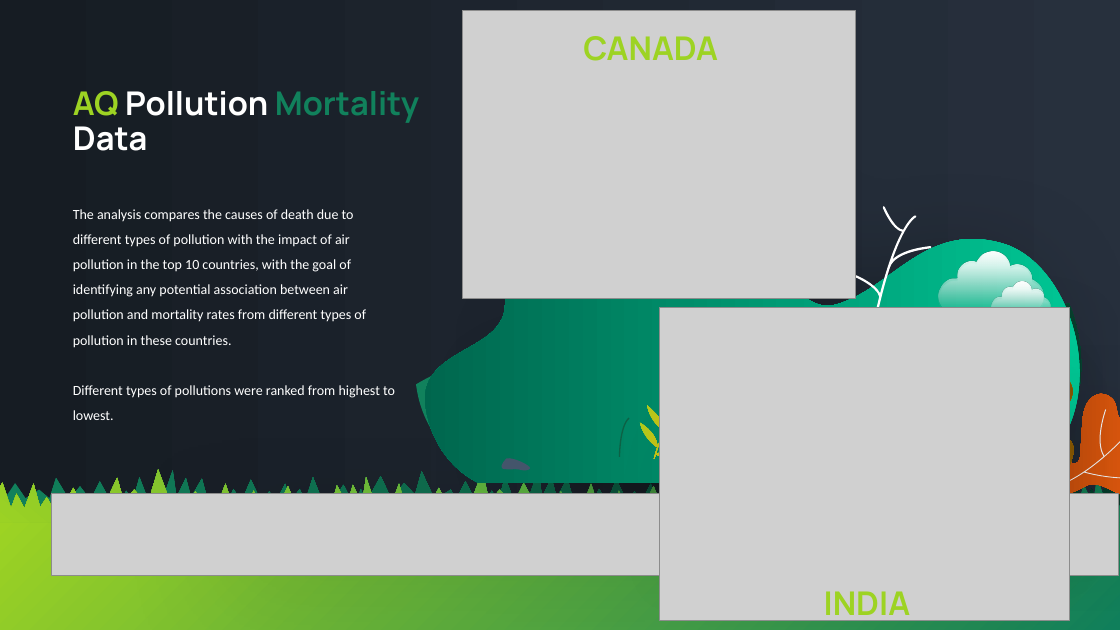
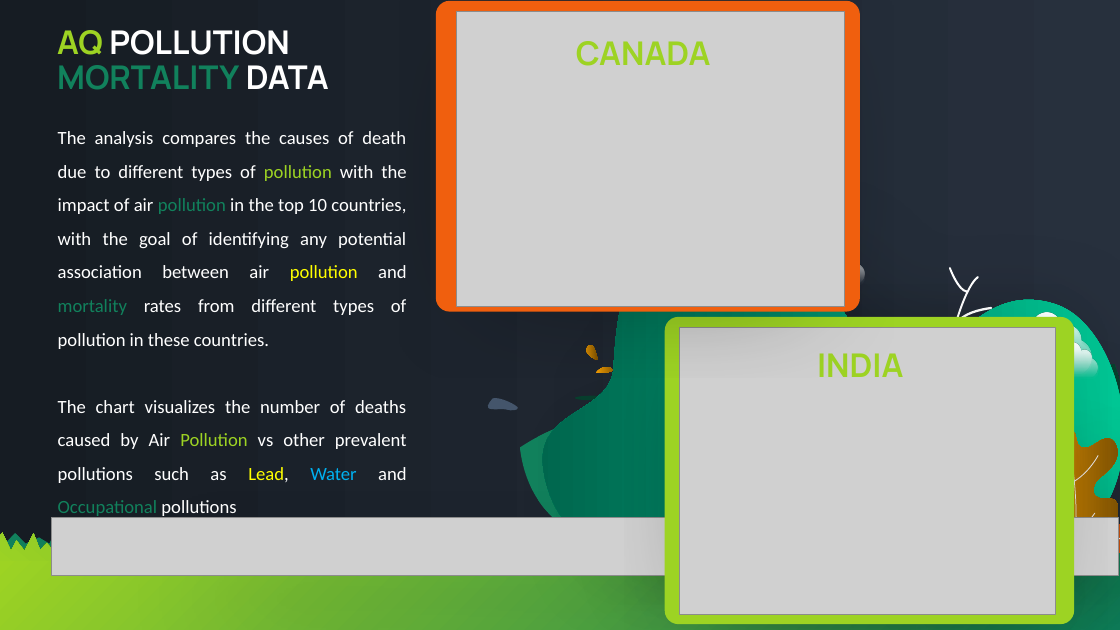
Before and after one commit to sameenshahzad/Project-3_Group-13, a slide deck: slide 12 of Slides & Analysis/Air Pollution.pptx. Drawn at 1120x630 pixels with LibreOffice and Linux fonts; fonts in the diff are those of the drawing; grey boxes stand for pictures. Boxes give left, top, right and bottom in pixels: in the first picture for what was removed or moved away, otherwise in the second. Text is boxed around its words. In the diff, an @@ line names an element or a change of style, - is before the commit and + after.

```diff
--- a/Slides & Analysis/Air Pollution.pptx
+++ b/Slides & Analysis/Air Pollution.pptx
@@ rounded rectangle added at <box>436,1,860,312</box>, fill #F05F0E @@
@@ picture: place and size @@
-picture at <box>463,10,856,298</box>
+picture at <box>456,11,844,306</box>
@@ text "CANADA": place and size @@
-text "CANADA" at <box>583,36,718,61</box>
+text "CANADA" at <box>576,41,711,66</box>
@@ text at <box>57,30,329,90</box>: text changed @@
-AQ Pollution Mortality Data
+AQ POLLUTION MORTALITY DATA
@@ text "The analysis compares the causes ...": place and size @@
-text "The analysis compares the causes ..." at <box>73,209,395,420</box>
+text "The analysis compares the causes ..." at <box>58,131,407,483</box>
@@ text at <box>58,131,406,349</box>: size 12 to 16 pt in "The analysis compares the causes of death ..."; text colour #FFFFFF to #9DD323, text colour #FFFFFF to #FFFF00 in "pollution"; text colour #FFFFFF to #11815C in "pollution mortality"; alignment left to justified @@
@@ freeform shape: place and size @@
-freeform shape at <box>418,153,1120,483</box>
+freeform shape at <box>536,213,1120,544</box>
@@ freeform shape: place and size @@
-freeform shape at <box>676,158,781,220</box>
+freeform shape at <box>765,218,859,281</box>
@@ freeform shape: place and size @@
-freeform shape at <box>728,187,787,223</box>
+freeform shape at <box>812,248,865,283</box>
@@ freeform shape: place and size @@
-freeform shape at <box>829,206,932,465</box>
+freeform shape at <box>902,267,992,527</box>
@@ rounded rectangle added at <box>665,317,1074,624</box>, fill #9DD323 @@
@@ picture: place and size @@
-picture at <box>660,308,1070,621</box>
+picture at <box>680,328,1056,615</box>
@@ freeform shape: place and size @@
-freeform shape at <box>939,252,1044,314</box>
+freeform shape at <box>999,313,1092,375</box>
@@ text "INDIA" rewrapped from <box>824,591,910,624</box> to <box>817,353,903,377</box> @@
@@ freeform shape: place and size @@
-freeform shape at <box>991,281,1050,317</box>
+freeform shape at <box>1045,342,1097,377</box>
@@ freeform shape: place and size @@
-freeform shape at <box>456,303,1093,475</box>
+freeform shape at <box>571,365,1120,536</box>
@@ freeform shape removed at <box>631,389,707,466</box> @@
@@ text at <box>58,400,407,483</box>: text changed; size 12 to 16 pt @@
-Different types of pollutions were ranked from highest to lowest.
+The chart visualizes the number of deaths caused by Air Pollution vs other prevalent pollutions such as Lead, Water and Occupational pollutions
@@ freeform shape: place and size @@
-freeform shape at <box>417,334,1070,465</box>
+freeform shape at <box>520,397,1107,528</box>
@@ freeform shape removed at <box>620,418,629,457</box> @@
@@ freeform shape: place and size @@
-freeform shape at <box>860,385,1068,482</box>
+freeform shape at <box>929,446,1113,544</box>
@@ freeform shape: place and size @@
-freeform shape at <box>965,367,1075,491</box>
+freeform shape at <box>1023,429,1120,552</box>
@@ freeform shape added at <box>1046,436,1098,545</box>, fill #E7E6E6 @@
@@ freeform shape: place and size @@
-freeform shape at <box>1049,377,1120,501</box>
+freeform shape at <box>1096,438,1120,561</box>
@@ freeform shape: place and size @@
-freeform shape at <box>1060,390,1120,486</box>
+freeform shape at <box>1107,451,1120,547</box>
@@ freeform shape: place and size @@
-freeform shape at <box>0,470,1120,523</box>
+freeform shape at <box>0,523,1120,561</box>
@@ freeform shape: place and size @@
-freeform shape at <box>0,471,1120,518</box>
+freeform shape at <box>0,524,1120,559</box>
@@ picture: place and size @@
-picture at <box>52,494,1119,576</box>
+picture at <box>52,518,1119,576</box>
@@ freeform shape: place and size @@
-freeform shape at <box>500,457,531,471</box>
+freeform shape at <box>609,518,637,532</box>
@@ rectangle: place and size @@
-rectangle at <box>0,519,1120,630</box>
+rectangle at <box>0,560,1120,630</box>
```
Also in this commit, not shown: 11 other slides changed.
